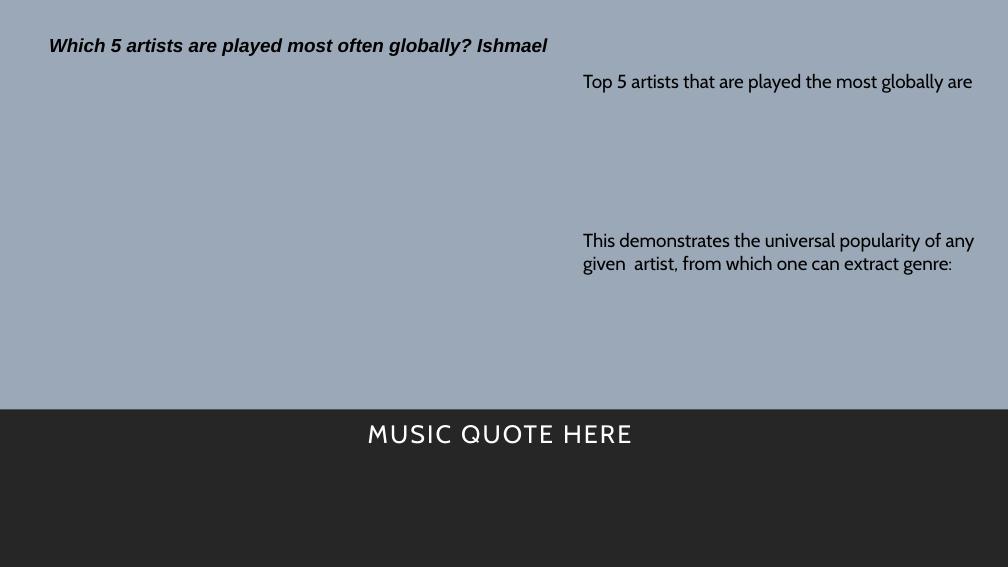
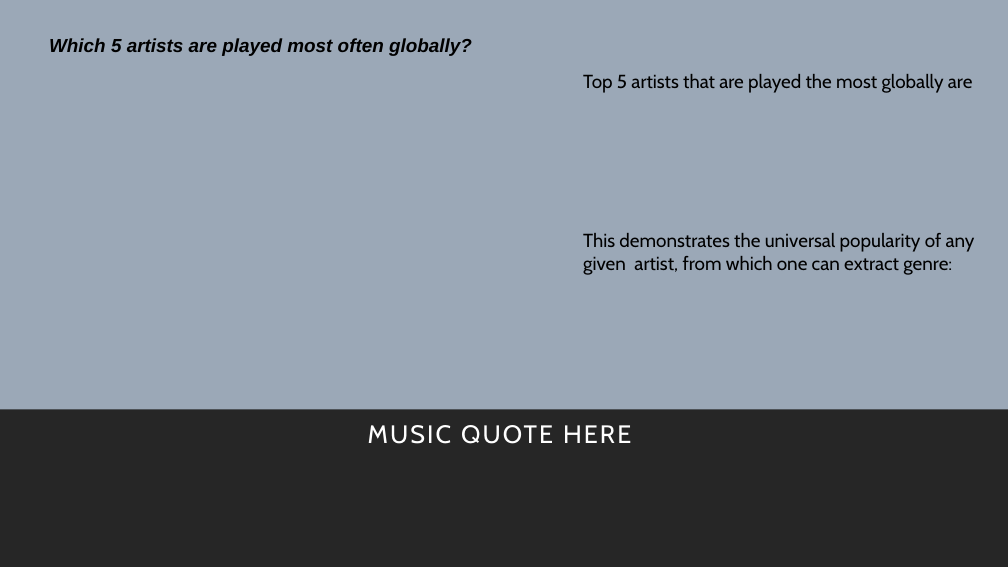
Before and after one commit to kidik425/07-Project_1, a slide deck: slide 9 of The Eff {Strings} Project 1 Demo.pptx. Drawn at 1008x567 pixels with LibreOffice and Linux fonts; fonts in the diff are those of the drawing. Boxes give left, top, right and bottom in pixels: in the first picture for what was removed or moved away, otherwise in the second. Text is boxed around its words. In the diff, an @@ line names an element or a change of style, - is before the commit and + after.

```diff
--- a/The Eff {Strings} Project 1 Demo.pptx
+++ b/The Eff {Strings} Project 1 Demo.pptx
@@ text at (x1=49, y1=38, x2=472, y2=56): text changed @@
-Which 5 artists are played most often globally? Ishmael
+Which 5 artists are played most often globally?
```
Also in this commit, not shown: 1 other slide changed, 3 other files.
